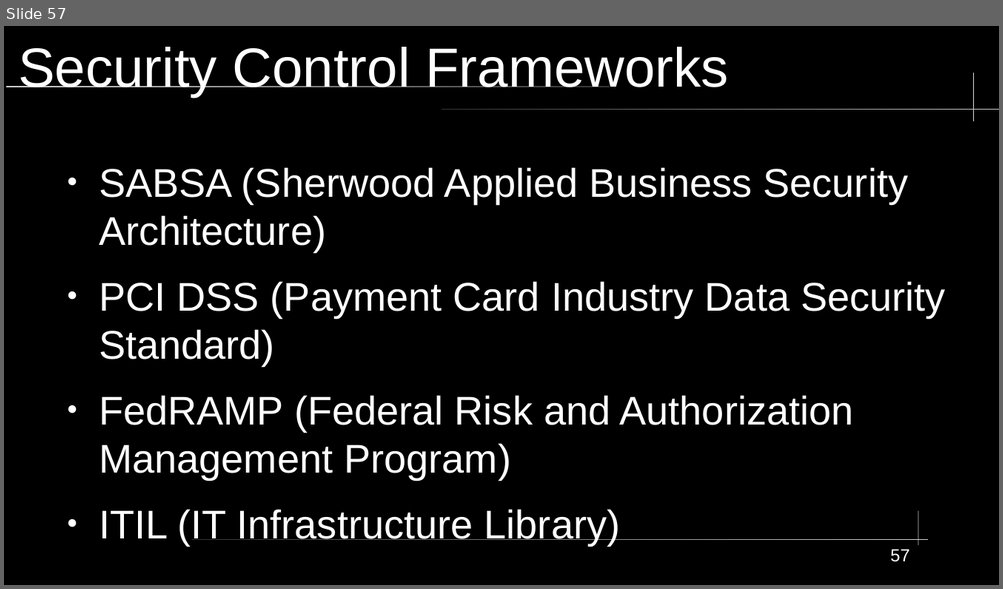
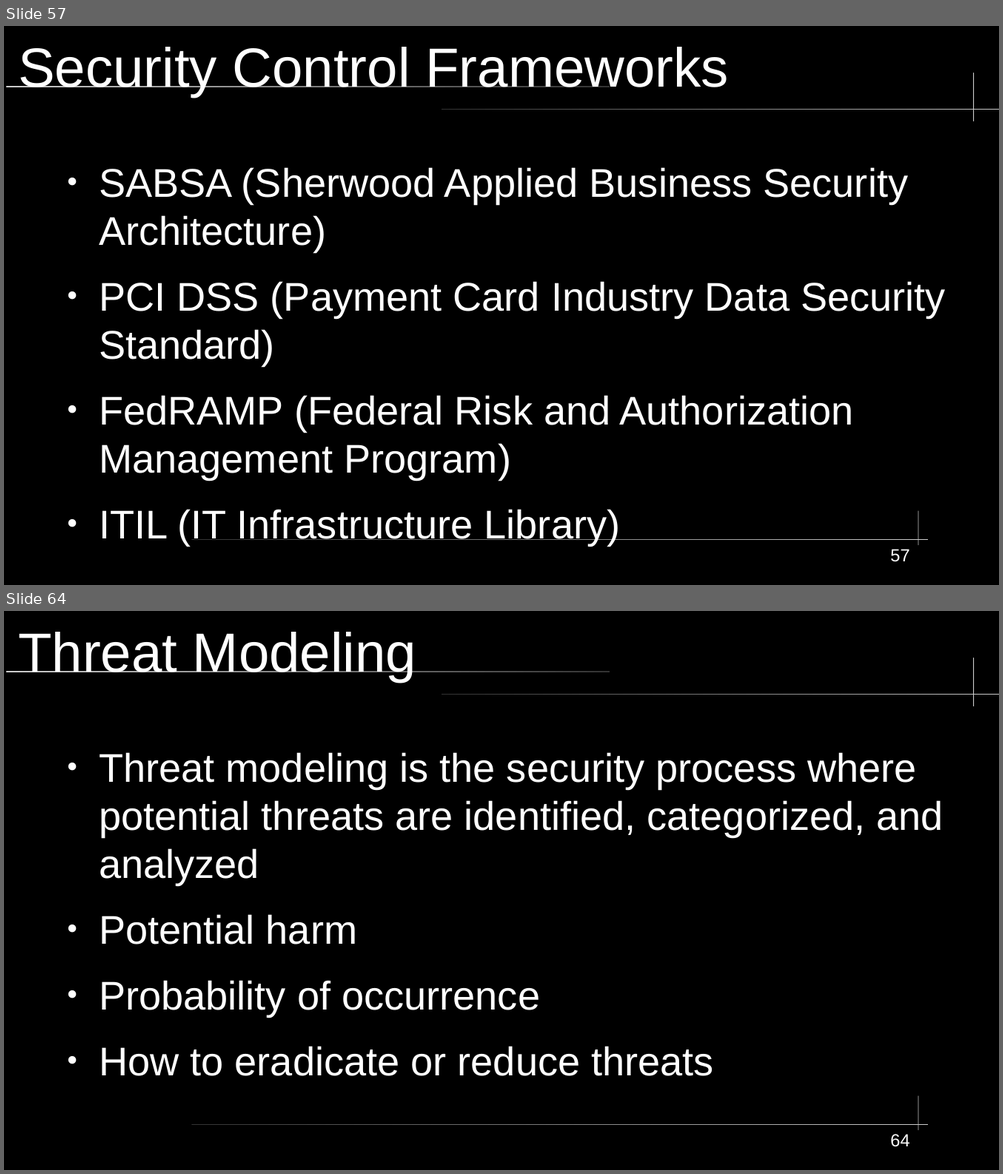
Before and after one commit to City-Colleges-of-Chicago-Cybersecurity/COMPSFI-214, a slide deck: 2026/Spring/powerpoints/Chapter-01-Security-Governance-Through-Principles-and-Policies.odp. Shown one above the other, each under a label of ours: slide 57 before the commit, slides 57 and 64 after it; the slides between them are not shown. The pictures are 1003x589 and 1003x1174 pixels, drawn with LibreOffice and Linux fonts; fonts in the diff are those of the drawing. Boxes give left, top, right and bottom in pixels: in the first picture for what was removed or moved away, otherwise in the second. Text is boxed around its words. In the diff, an @@ line names an element or a change of style, - is before the commit and + after.

```diff
--- a/2026/Spring/powerpoints/Chapter-01-Security-Governance-Through-Principles-and-Policies.odp
+++ b/2026/Spring/powerpoints/Chapter-01-Security-Governance-Through-Principles-and-Policies.odp
@@ slide 64 added at <box>4,611,999,1170</box>, background #000000; not listed: 5 template elements that a slide beside it also shows @@
@@ title added at <box>18,632,416,682</box>, 44 pt, text #FFFFFF @@
+Threat Modeling
@@ text added at <box>99,752,943,1076</box>, 32 pt, text #FFFFFF @@
+● Threat modeling is the security process where potential threats are identified, categorized, and analyzed
+● Potential harm
+● Probability of occurrence
+● How to eradicate or reduce threats
@@ page number added at <box>890,1134,909,1147</box>, 14 pt, text #FFFFFF @@
+64
```
Also in this commit, not shown: 2 slides changed, 11 other slides added.
